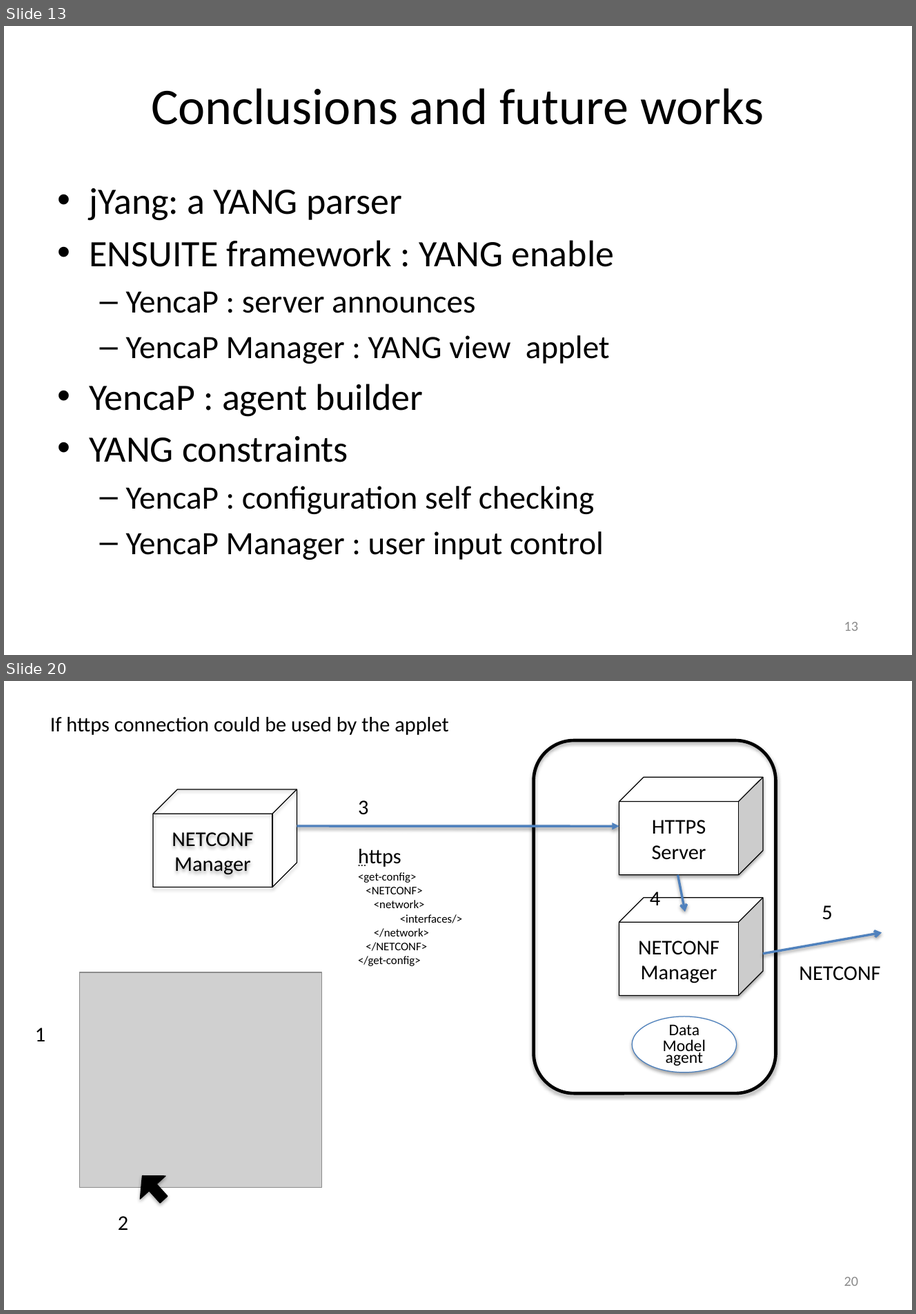
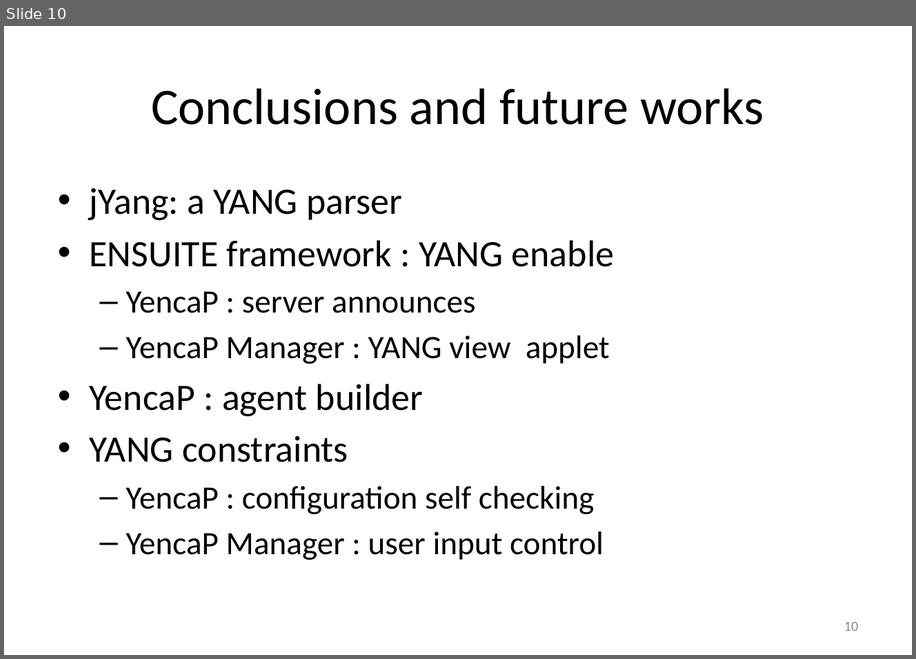
Before and after one commit to AaronNGray/jYang, a slide deck: yang-manager/reports/YangArchiAnimatedCameraReady2.pptx. Shown one above the other, each under a label of ours: slides 13 and 20 before the commit, slide 10 after it; the slides between them are not shown. The pictures are 916x1314 and 916x659 pixels, drawn with LibreOffice and Linux fonts; fonts in the diff are those of the drawing; grey boxes stand for pictures. Boxes give left, top, right and bottom in pixels: in the first picture for what was removed or moved away, otherwise in the second. Text is boxed around its words. In the diff, an @@ line names an element or a change of style, - is before the commit and + after.

```diff
--- a/yang-manager/reports/YangArchiAnimatedCameraReady2.pptx
+++ b/yang-manager/reports/YangArchiAnimatedCameraReady2.pptx
@@ slide 20 removed at (4, 681, 912, 1310), background #FFFFFF @@
@@ text removed at (50, 717, 448, 735) @@
-If https connection could be used by the applet
@@ rounded rectangle removed at (534, 740, 776, 1094) @@
@@ cube removed at (619, 778, 764, 876) @@
-HTTPS
-Server
@@ cube removed at (153, 789, 297, 887) @@
-NETCONF
-Manager
@@ text removed at (358, 800, 368, 815) @@
-3
@@ arrow removed from (297, 826) to (619, 826) @@
@@ text removed at (358, 849, 401, 867) @@
-https
@@ text removed at (358, 872, 462, 966) @@
-…
-<get-config>
-<NETCONF>
-<network>
-<interfaces/>
-</network>
-</NETCONF>
-</get-config>
@@ arrow removed from (678, 875) to (685, 911) @@
@@ cube removed at (619, 898, 764, 996) @@
-NETCONF
-Manager
@@ text removed at (650, 891, 660, 905) @@
-4
@@ text removed at (822, 905, 832, 920) @@
-5
@@ arrow removed from (764, 954) to (882, 933) @@
@@ text removed at (799, 966, 880, 980) @@
-NETCONF
@@ picture removed at (79, 972, 322, 1187) @@
@@ text removed at (35, 1027, 45, 1041) @@
-1
@@ ellipse removed at (632, 1016, 737, 1072) @@
-Data Model
-agent
@@ left arrow removed at (130, 1165, 176, 1211) @@
@@ text removed at (118, 1216, 128, 1230) @@
-2
@@ page number removed at (844, 1276, 858, 1285) @@
-20
@@ what was slide 13 is now slide 10 @@
@@ page number at (844, 621, 858, 630): text changed @@
-13
+10
```
Also in this commit, not shown: 7 slides changed, 1 slide added, 11 other slides removed, 4 other files.
